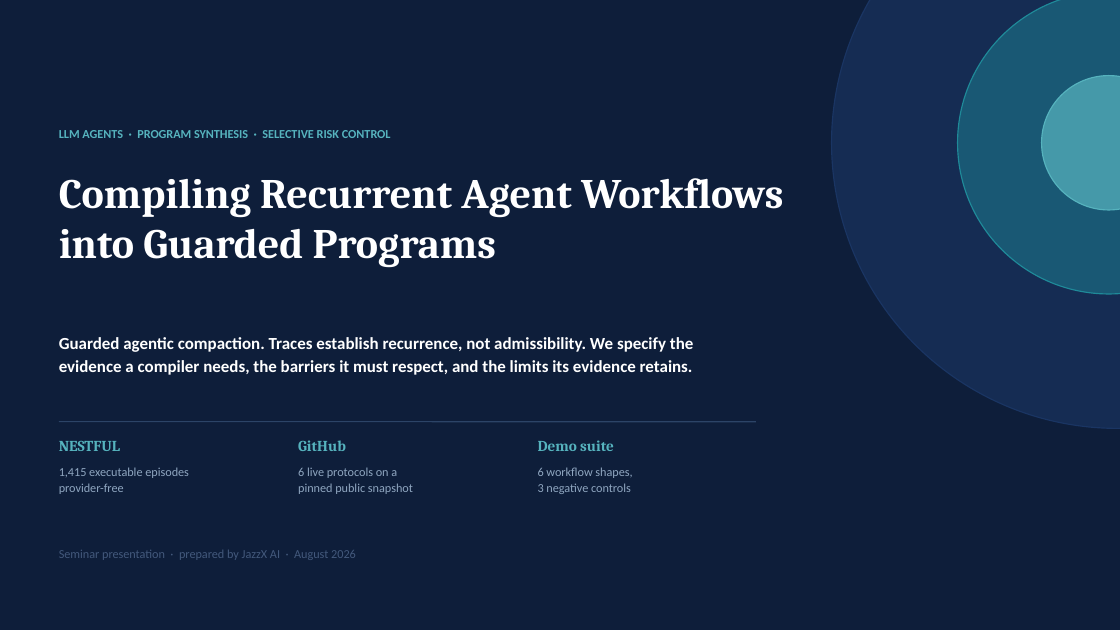
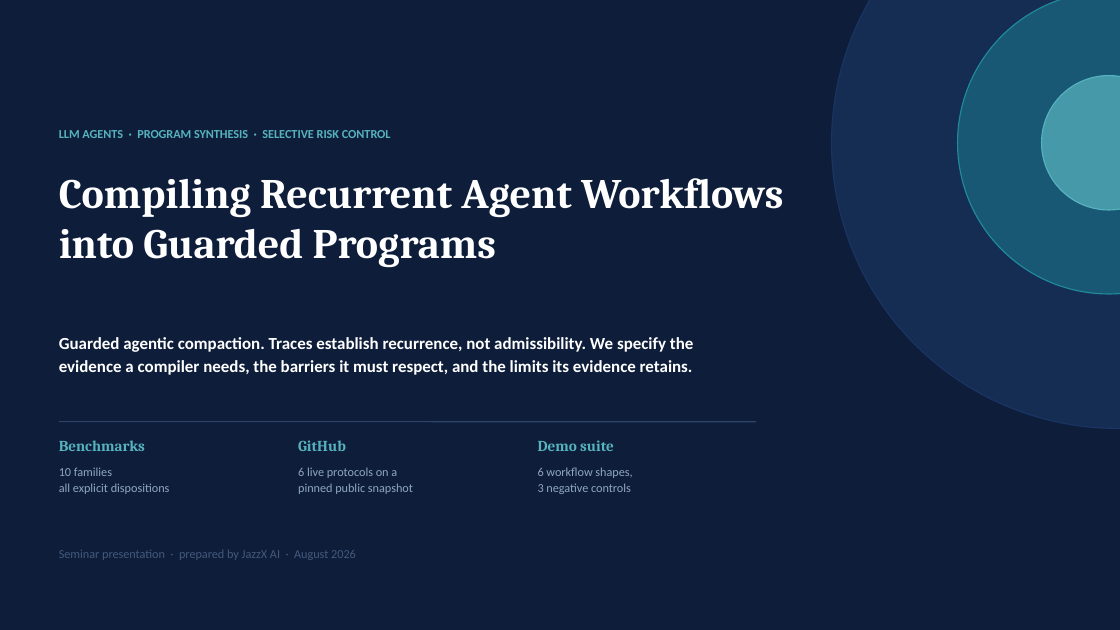
Before and after one commit to rrahimi-uci/guarded-agentic-compaction, a slide deck: slide 1 of paper/slides/compiling-recurrent-agent-workflows-into-guarded-programs.pptx. Drawn at 1120x630 pixels with LibreOffice and Linux fonts; fonts in the diff are those of the drawing. Boxes give left, top, right and bottom in pixels: in the first picture for what was removed or moved away, otherwise in the second. Text is boxed around its words. In the diff, an @@ line names an element or a change of style, - is before the commit and + after.

Commit message:
feat: integrate all-source agent benchmarks

```diff
--- a/paper/slides/compiling-recurrent-agent-workflows-into-guarded-programs.pptx
+++ b/paper/slides/compiling-recurrent-agent-workflows-into-guarded-programs.pptx
@@ text at (59,440,145,451): text changed @@
-NESTFUL
+Benchmarks
@@ text at (59,467,170,494): text changed @@
-1,415 executable episodes
-provider-free
+10 families
+all explicit dispositions
```
Also in this commit, not shown: 10 other slides changed, 1 slide added, 50 other files.
